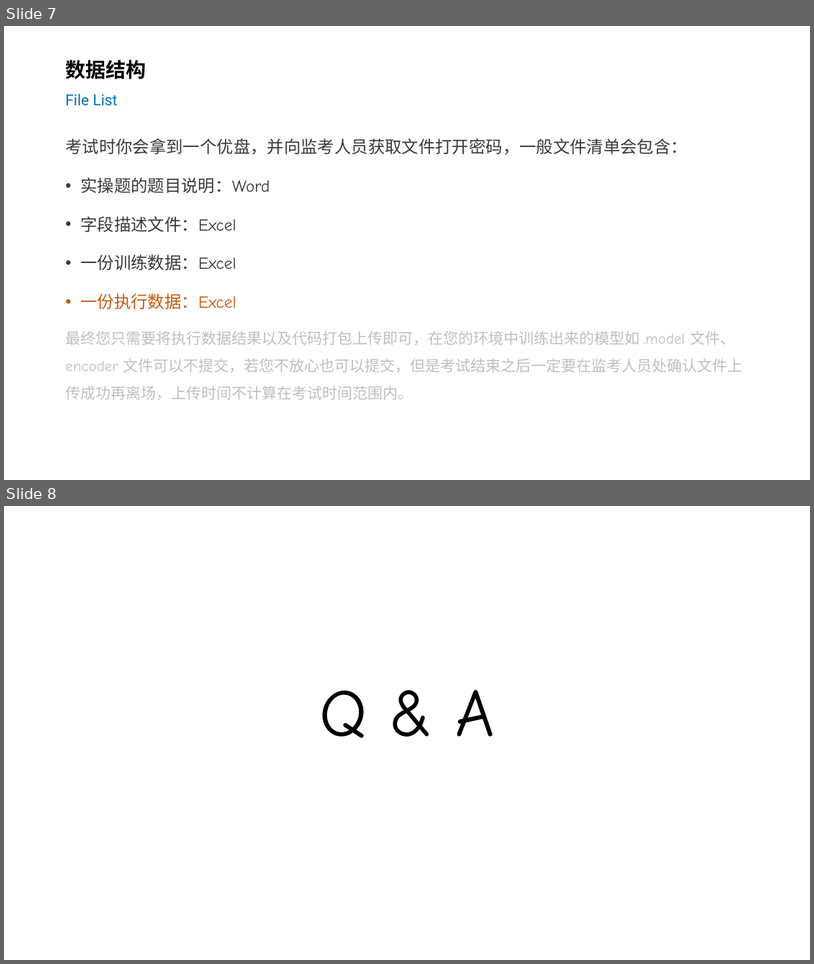
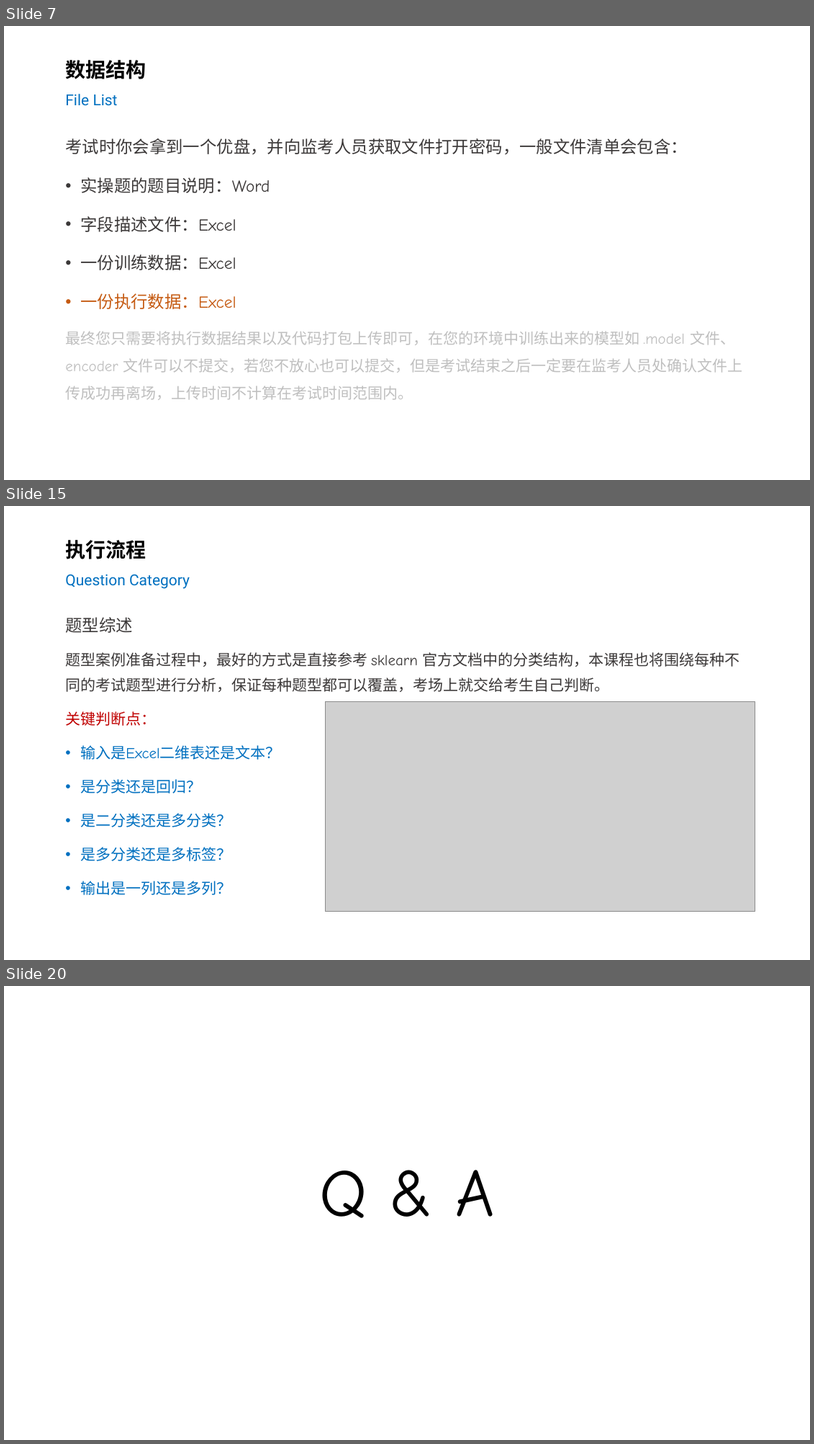
Before and after one commit to silentbalanceyh/cda-exam, a slide deck: ppt/01.基本准备.pptx. Shown one above the other, each under a label of ours: slides 7 and 8 before the commit, slides 7, 15 and 20 after it; the slides between them are not shown. The pictures are 814x964 and 814x1444 pixels, drawn with LibreOffice and Linux fonts; fonts in the diff are those of the drawing; grey boxes stand for pictures; background and template pictures are left out. Boxes give left, top, right and bottom in pixels: in the first picture for what was removed or moved away, otherwise in the second. Text is boxed around its words. In the diff, an @@ line names an element or a change of style, - is before the commit and + after.

```diff
--- a/ppt/01.基本准备.pptx
+++ b/ppt/01.基本准备.pptx
@@ slide 15 added at (x1=4, y1=506, x2=810, y2=960), background #FFFFFF @@
@@ title added at (x1=65, y1=540, x2=190, y2=589), 18 pt, text #0070C0 @@
+执行流程
+Question Category
@@ text added at (x1=65, y1=617, x2=741, y2=895), 18 pt, text #3B3838 @@
+题型综述
+题型案例准备过程中，最好的方式是直接参考 sklearn 官方文档中的分类结构，本课程也将围绕每种不同的考试题型进行分析，保证每种题型都可以覆盖，考场上就交给考生自己判断。
+关键判断点：
+• 输入是Excel二维表还是文本？
+• 是分类还是回归？
+• 是二分类还是多分类？
+• 是多分类还是多标签？
+• 输出是一列还是多列？
@@ picture added at (x1=326, y1=701, x2=756, y2=911) @@
@@ what was slide 8 is now slide 20 @@
```
Also in this commit, not shown: 11 other slides added.
